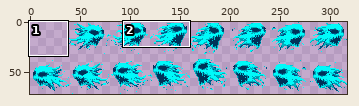
Sprite sheet, stored at SFML-3/pic/g1.png. The first picture is a wide view before the edit; the outline marks the close-up.
Close-up. Old version:
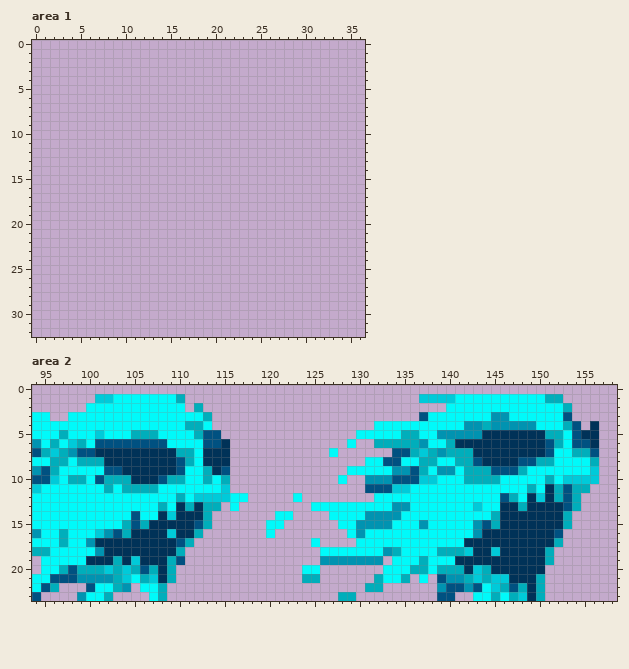
The file is 317x72 pixels. Shown: area 1: x 0..36, y 0..32; area 2: x 94..158, y 0..23. The old version is drawn lined up with the new one. The commit also changed other parts of the picture, which this record leaves out.
And afterwards:
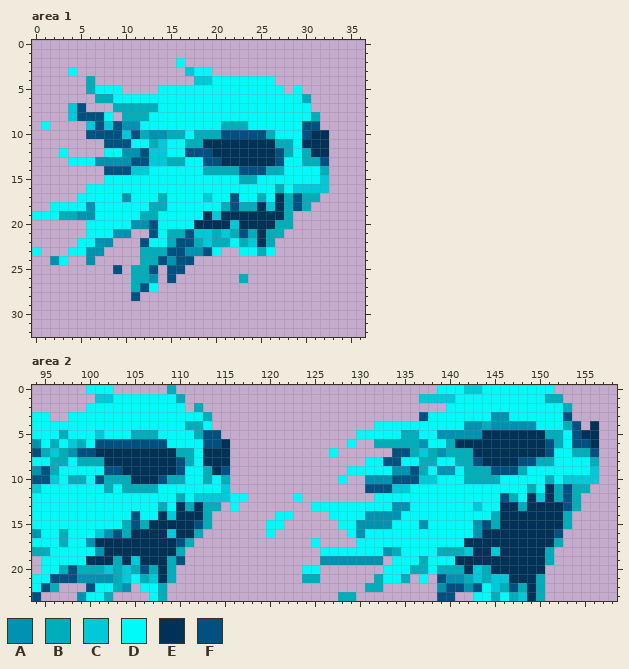
Palette (. is transparent): A #0093b1  B #00aebb  C #00cad9  D #00fafa  E #003258  F #005181
From old to new:
drawings rearranged on the sheet (the old picture shows each at its new place; 3 dropped ones are not shown)
--- area 1
@@ x 0..36 @@
  1 .....................................
- 2 .....................................
- 3 .....................................
- 4 .....................................
- 5 .....................................
- 6 .....................................
- 7 .....................................
- 8 .....................................
- 9 .....................................
-10 .....................................
-11 .....................................
-12 .....................................
-13 .....................................
-14 .....................................
-15 .....................................
-16 .....................................
-17 .....................................
-18 .....................................
-19 .....................................
-20 .....................................
-21 .....................................
-22 .....................................
-23 .....................................
-24 .....................................
-25 .....................................
-26 .....................................
-27 .....................................
-28 .....................................
+ 2 ................D....................
+ 3 ....D............CDD.................
+ 4 ......B...........CCDDDDDDD..........
+ 5 ......BDDD....DDDDDDDDDDDDDD.D.......
+ 6 .......BBDDDDDDDDDDDDDDDDDDDDDB......
+ 7 ....CF...BBBBBDDDDDDDDDDDDDDDDD......
+ 8 ....CFFFD.BBBDDDDDDDDDDDDDDDDDDB.....
+ 9 .D....CFCFAADDDDDDDDDBBBDDDDDDFF.....
+10 ......FFFFCFBAABBDBBBFFFFFBDDDFEE....
+11 ........FFFDDBCDDBBEEEEEEEEBBDEEE....
+12 ...D....DDAAFCCDDFFFEEEEEEEFBDBEE....
+13 ....DDDAAAAFFCCBBDDFFEEEEEEFDDBBF....
+14 ........FFFCCDDDDDDBBBBFFFBBDDDDB....
+15 ........DDDDDDDDDDDDDDDBBDDDDDDDC....
+16 ......DDDDDDDDDDDDDDDDDDDDDBDCCCC....
+17 .....DDDDDADDDBDDDDCDDFDDBDEBFBB.....
+18 ..DDDDADDDDDDBBDDDDDDBFBBECEBFB......
+19 DDDBBAADDDDDBBDDDDDECEEEEEEEB........
+20 ......DDDDDAAFDDDDEEEECEEEEBB........
+21 ......DDDAA..FDBBFCCBCBFBEBB.........
+22 .....DDAA...FDDBFFBCBBDBCEB..........
+23 D...DDAA....BBBFFAAFD..DDBD..........
+24 ..AD..A.....BBFAFF...................
+25 .........F.BBF.FF....................
+26 ...........BBA.F.......B.............
+27 ...........BFD.......................
+28 ...........F.........................
 29 .....................................
--- area 2
@@ x 94..158 @@
- 0 .................................................................
+ 0 ......DDD......B.............................DDDCCDDDDDDDD.......
  1 .......CCDDDDDDDB..........................CCCCDDDDDDDDDDBB......
Boxes around the changes in both close-ups, in picture pixels (x1, y1, x2, y2):
added: (32, 58, 329, 301)
added: (86, 385, 113, 394)
added: (167, 385, 176, 394)
added: (437, 385, 554, 394)
